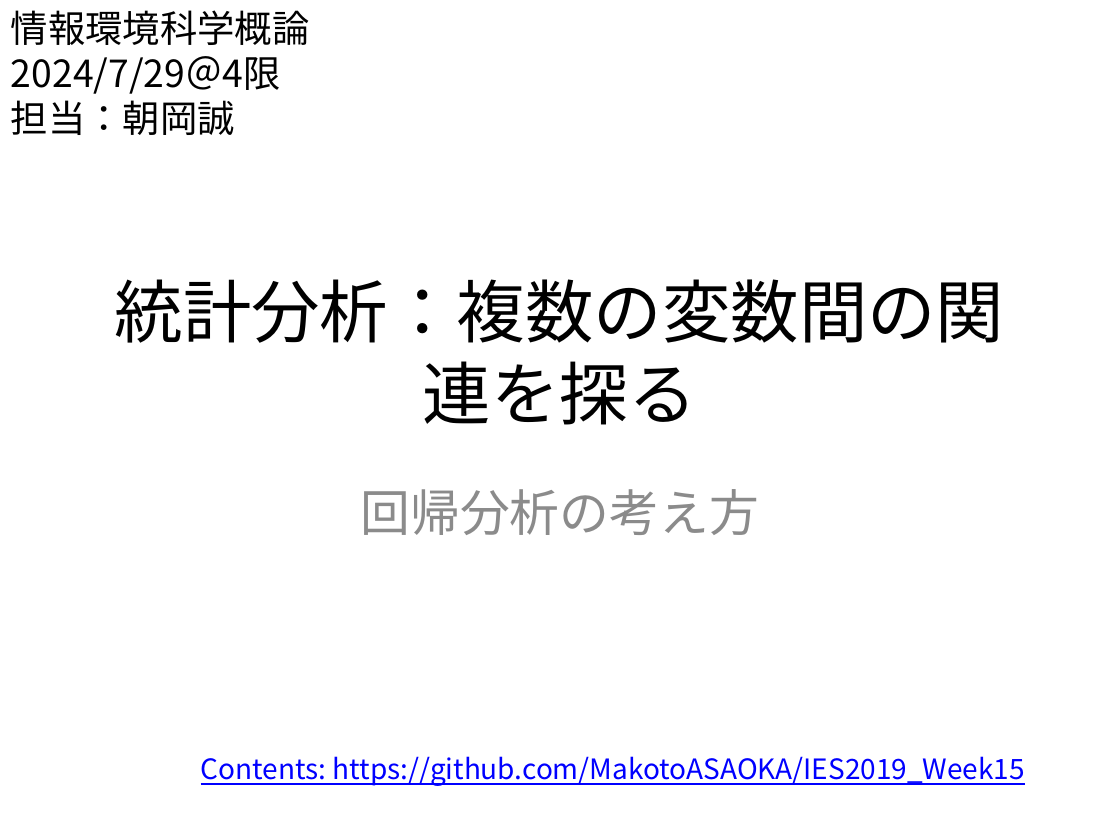
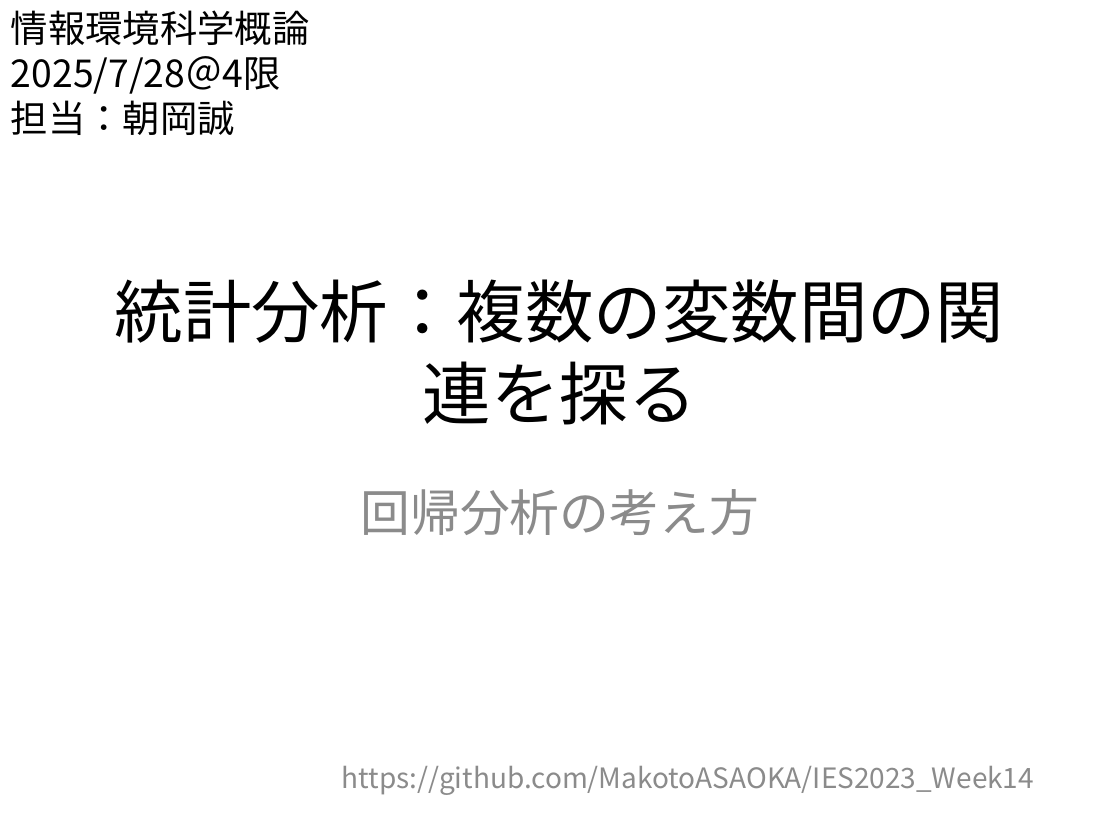
Before and after one commit to MakotoASAOKA/IES2023_Week14, a slide deck: slide 1 of week14_regression.pptx. Drawn at 1120x840 pixels with LibreOffice and Linux fonts; fonts in the diff are those of the drawing. Boxes give left, top, right and bottom in pixels: in the first picture for what was removed or moved away, otherwise in the second. Text is boxed around its words. In the diff, an @@ line names an element or a change of style, - is before the commit and + after.

```diff
--- a/week14_regression.pptx
+++ b/week14_regression.pptx
@@ text at (11, 56, 281, 94): text changed @@
-2024/7/29＠4限
+2025/7/28＠4限
@@ text at (342, 766, 1034, 795): text changed; text colour #0000FF to #8C8C8C @@
-Contents: https://github.com/MakotoASAOKA/IES2019_Week15
+https://github.com/MakotoASAOKA/IES2023_Week14
```
Also in this commit, not shown: 7 other slides changed.
